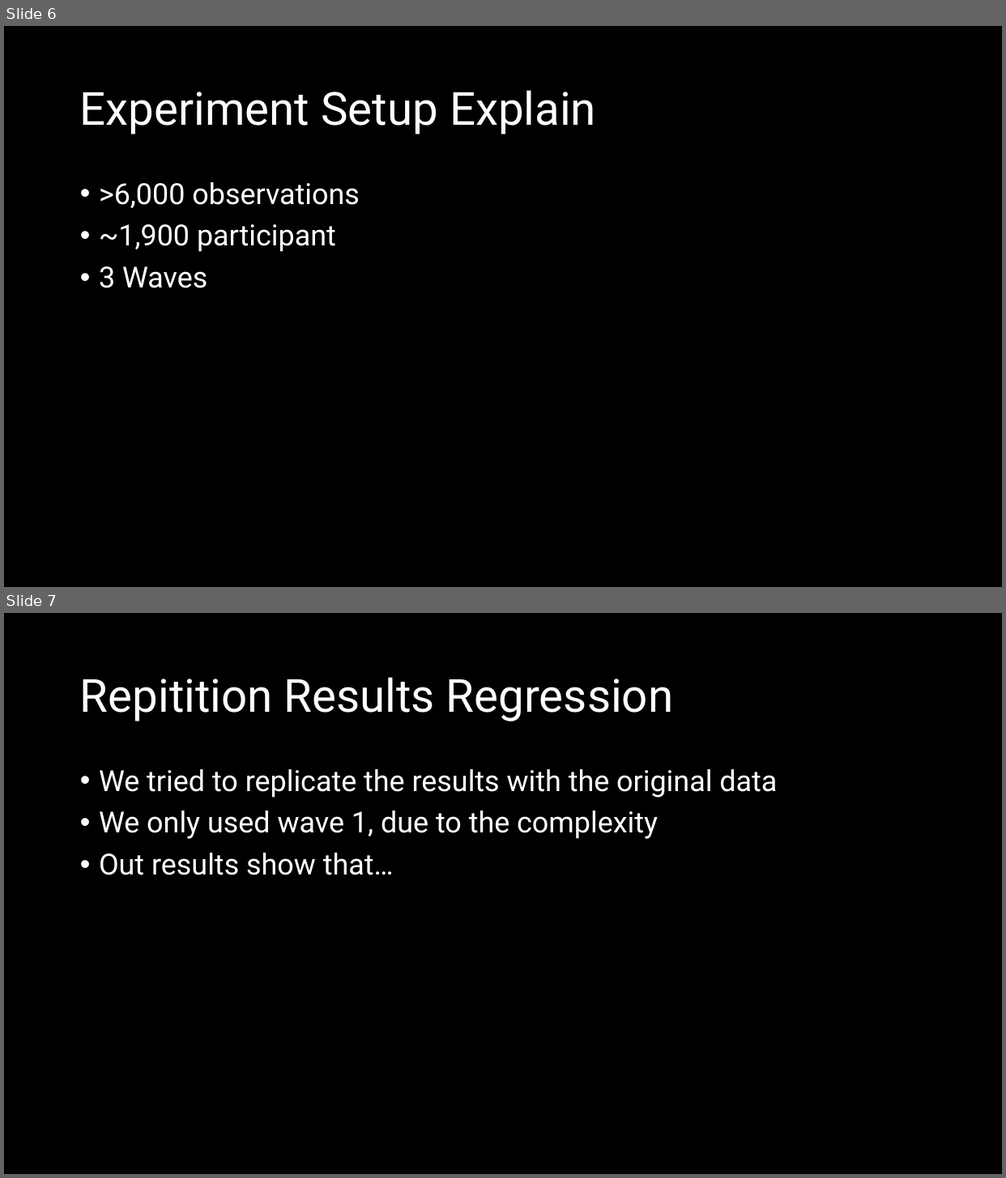
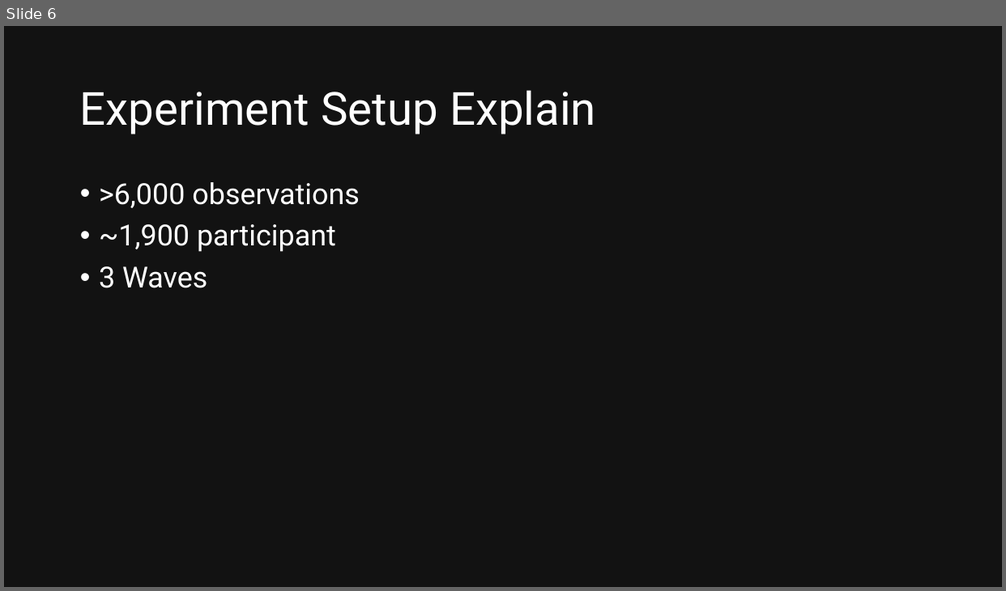
Before and after one commit to Nomandes/social_science_replication_good_news, a slide deck: replication_presentation.pptx. Shown one above the other, each under a label of ours: slides 6 and 7 before the commit, slide 6 after it. The pictures are 1006x1178 and 1006x591 pixels, drawn with LibreOffice and Linux fonts; fonts in the diff are those of the drawing. Boxes give left, top, right and bottom in pixels: in the first picture for what was removed or moved away, otherwise in the second. Text is boxed around its words. In the diff, an @@ line names an element or a change of style, - is before the commit and + after.

```diff
--- a/replication_presentation.pptx
+++ b/replication_presentation.pptx
@@ slide 7 removed at [4,613,1002,1174], background #000000 @@
@@ title removed at [80,677,673,722] @@
-Repitition Results Regression
@@ text removed at [99,769,777,875] @@
-• We tried to replicate the results with the original data
-• We only used wave 1, due to the complexity
-• Out results show that…
@@ slide 6 changed as well @@
@@ background #000000 to #121212 @@
```
Also in this commit, not shown: 4 other slides changed, 5 slides added, 2 other slides removed.
